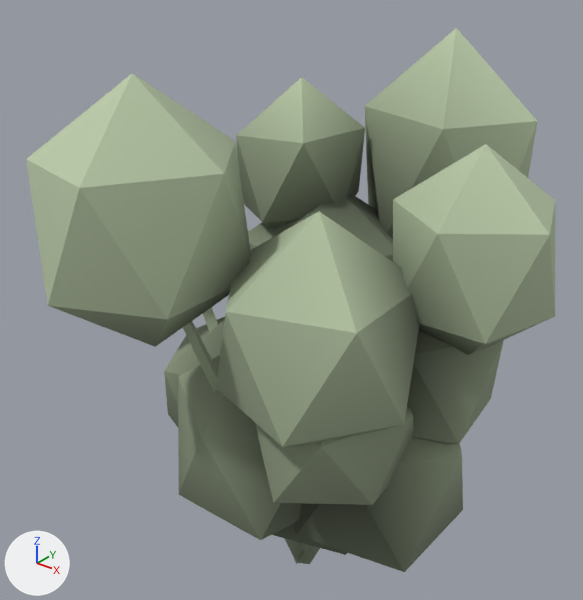
An edit to the glTF model html/assets/models/shrub_vase.glb, drawn before and after from the same camera.
Both versions are drawn from a 50 mm lens placed at (0.756, -0.981, 1.182), pointed at (-0.05, 0.028, 0.557). The lights are fixed; the arrows at lower left show +X, +Y and +Z. The first picture is the older version. Where no turn or scale is listed for an object, it has been applied to the vertices. Vertices at exactly the same position are counted once.

The older version as bpy lines, for what is in view:
```python
me_bark = bpy.data.meshes.new('bark')
me_bark.from_pydata(...)  # 55 vertices, 96 faces; spans x -0.329..0.346, y -0.312..0.335, z 0.0..0.796
me_bark.materials.append(mat_assetpreview)
me_foliage = bpy.data.meshes.new('foliage')
me_foliage.from_pydata(...)  # 180 vertices, 300 faces; spans x -0.455..0.416, y -0.427..0.461, z 0.128..1.0
me_foliage.materials.append(mat_assetpreview)
ob_bark = bpy.data.objects.new('bark', me_bark)
ob_bark.location = (0.0, 0.0, 0.0)
ob_foliage = bpy.data.objects.new('foliage', me_foliage)
ob_foliage.location = (0.0, 0.0, 0.0)
```
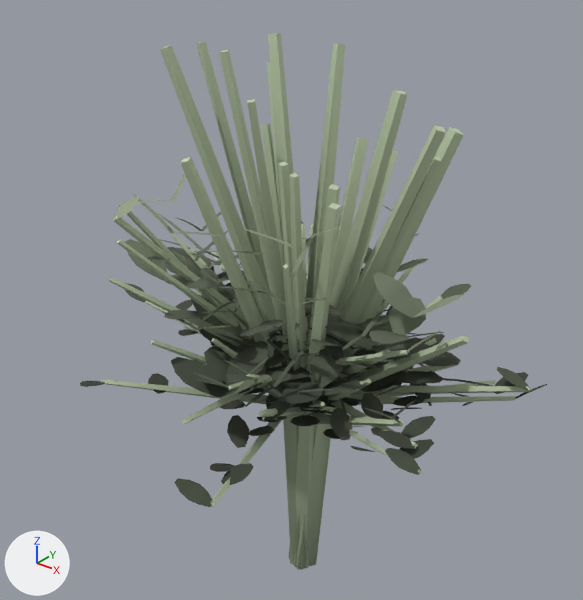
Location of each change, [x1, y1, x2, y2] in pixels of the pictures (583 x 600 px):
'foliage', deleted (green)
    before: [26, 28, 555, 572]
'bark', reshaped
    before: [183, 307, 320, 564]
    after: [101, 33, 530, 569]
'v1_foliage', added
    after: [125, 239, 464, 409]
'v3_bark', added
    after: [117, 41, 495, 570]
'v1_bark', added
    after: [109, 45, 469, 569]
'v2_bark', added
    after: [185, 43, 515, 560]
'v0_foliage', added
    after: [80, 197, 529, 507]
'v3_foliage', added
    after: [132, 162, 492, 417]
'v2_foliage', added
    after: [159, 205, 547, 433]

The edits, one by one:
me_bark is used by ob_bark; location (0.0, 0.0, 0.0).
me_bark had 55 vertices, 96 faces and spanned x -0.329..0.346, y -0.312..0.335, z 0.0..0.796.
me_bark now has 274 vertices, 448 faces and spans x -0.277..0.363, y -0.355..0.317, z 0.0..1.0.
me_bark part 1: 55 vertices removed from x -0.329..0.346, y -0.312..0.335, z 0.0..0.796; 274 vertices added at x -0.277..0.363, y -0.355..0.317, z 0.0..1.0.
Mesh me_v3_foliage is new.
It has 1220 vertices, 976 faces and spans x -0.324..0.305, y -0.261..0.264, z 0.375..0.817.
It uses material mat_assetpreview.
Mesh me_v3_bark is new.
It has 262 vertices, 432 faces and spans x -0.323..0.281, y -0.271..0.233, z 0.0..1.0.
It uses material mat_assetpreview.
Mesh me_v2_foliage is new.
It has 580 vertices, 464 faces and spans x -0.377..0.372, y -0.263..0.267, z 0.399..0.687.
It uses material mat_assetpreview.
Mesh me_v2_bark is new.
It has 234 vertices, 384 faces and spans x -0.376..0.341, y -0.244..0.258, z 0.0..1.0.
It uses material mat_assetpreview.
Mesh me_v1_foliage is new.
It has 900 vertices, 720 faces and spans x -0.324..0.309, y -0.268..0.331, z 0.405..0.698.
It uses material mat_assetpreview.
Mesh me_v1_bark is new.
It has 186 vertices, 304 faces and spans x -0.327..0.335, y -0.314..0.323, z 0.0..1.0.
It uses material mat_assetpreview.
Mesh me_v0_foliage is new.
It has 680 vertices, 544 faces and spans x -0.321..0.364, y -0.38..0.316, z 0.398..0.784.
It uses material mat_assetpreview.
Object 'foliage' (ob_foliage) is deleted.
Object 'v3_foliage' (ob_v3_foliage) is new; it shows me_v3_foliage.
Its location is (0.0, 0.0, 0.0).
Object 'v3_bark' (ob_v3_bark) is new; it shows me_v3_bark.
Its location is (0.0, 0.0, 0.0).
Object 'v2_foliage' (ob_v2_foliage) is new; it shows me_v2_foliage.
Its location is (0.0, 0.0, 0.0).
Object 'v2_bark' (ob_v2_bark) is new; it shows me_v2_bark.
Its location is (0.0, 0.0, 0.0).
Object 'v1_foliage' (ob_v1_foliage) is new; it shows me_v1_foliage.
Its location is (0.0, 0.0, 0.0).
Object 'v1_bark' (ob_v1_bark) is new; it shows me_v1_bark.
Its location is (0.0, 0.0, 0.0).
Object 'v0_foliage' (ob_v0_foliage) is new; it shows me_v0_foliage.
Its location is (0.0, 0.0, 0.0).
